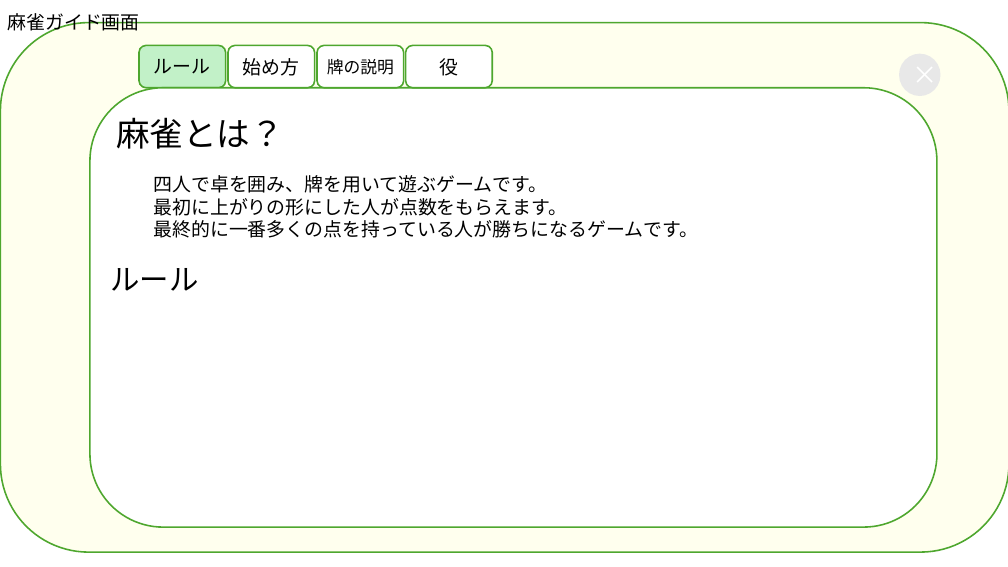
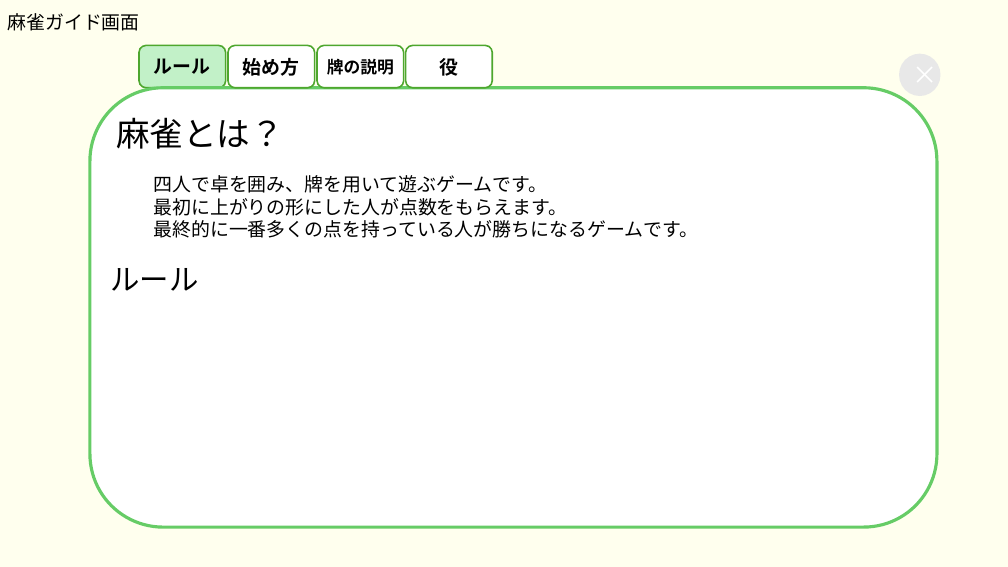
Before and after one commit to plusdojo2024/B5, a slide deck: slide 13 of doc/02_外部設計/外部設計_麻雀アプリ.pptx (slide 14 before the commit). Drawn at 1008x567 pixels with LibreOffice and Linux fonts; fonts in the diff are those of the drawing. Boxes give left, top, right and bottom in pixels: in the first picture for what was removed or moved away, otherwise in the second. Text is boxed around its words. In the diff, an @@ line names an element or a change of style, - is before the commit and + after.

```diff
--- a/doc/02_外部設計/外部設計_麻雀アプリ.pptx
+++ b/doc/02_外部設計/外部設計_麻雀アプリ.pptx
@@ background #FFFFFF to #FFFFEE @@
@@ rounded rectangle removed at box(0, 23, 1008, 552) @@
@@ bold on in 3 elements at box(406, 45, 493, 88), box(317, 45, 404, 88), box(228, 45, 315, 88) @@
@@ rounded rectangle at box(90, 88, 937, 527): outline #4EA72E 1.5 pt to #66CC66 3 pt @@
```
Also in this commit, not shown: 20 other slides changed, 3 slides added, 3 other files.
